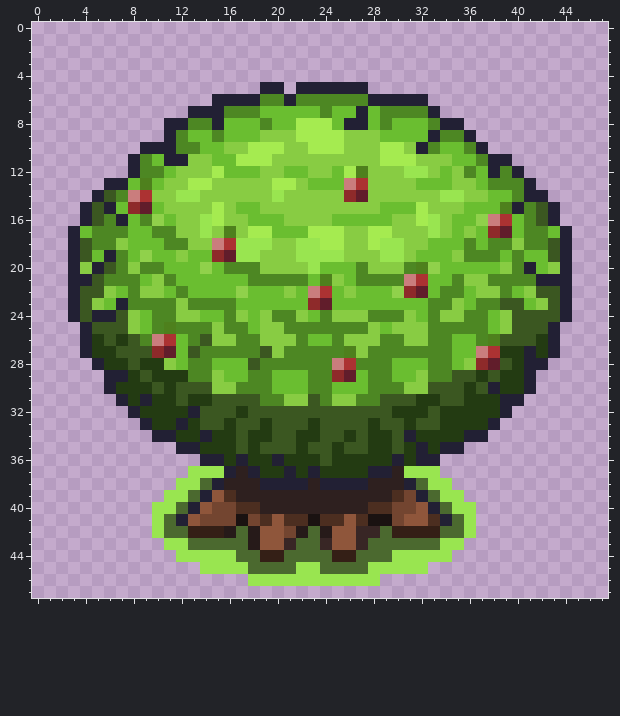
Pixel-art sprite -- New Unity Project/Assets/Spritesheets/AppleTree.png. This is how it looked before the edit.
The file is 48x48 pixels.
After the commit:
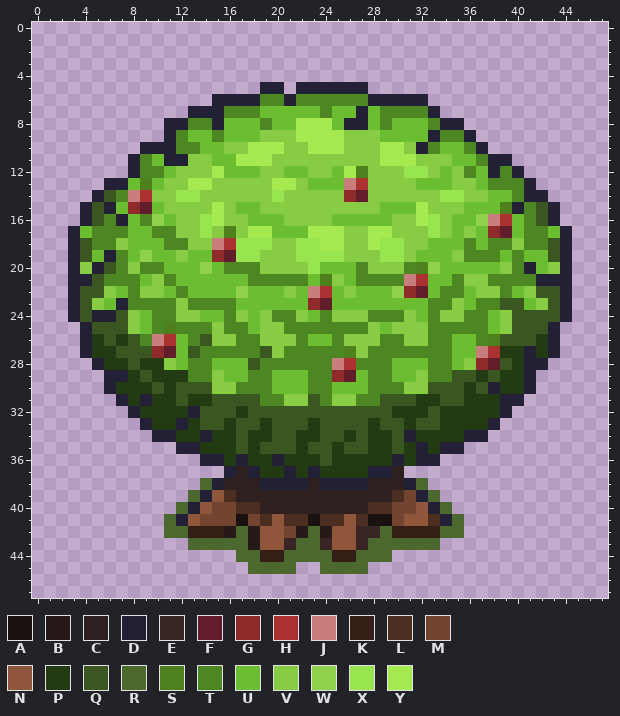
Palette (. is transparent): A #1a1211  B #261a19  C #2e201f  D #222034  E #382625  F #611d2b  G #8e2a2a  H #ac3232  J #ca7d7d  K #341f16  L #4c2e20  M #734530  N #8f563b  P #233b12  Q #3b5721  R #4b692f  S #4e801d  T #4d8723  U #6abe30  V #88cc43  W #90d14b  X #99e550  Y #a5eb50
The exact change:
y 37: x 13..15 XXX -> ...; x 31..33 XXX -> ...
y 38: x 12..13 XX -> ..; x 33..34 XX -> ..
y 39: x 11..12 XX -> ..; x 34..35 XX -> ..
y 40: x 10..11 XX -> ..; x 35..36 XX -> ..
y 41..42: x 10 X -> .; x 36 X -> .
y 43: x 11..12 XX -> ..; x 34..35 XX -> ..
y 44: x 12..16 XXXXX -> .....; x 30..34 XXXXX -> .....
y 45: x 14..17 XXXX -> ....; x 22..23 XX -> ..; x 28..32 XXXXX -> .....
y 46: x 18..28 XXXXXXXXXXX -> ...........
